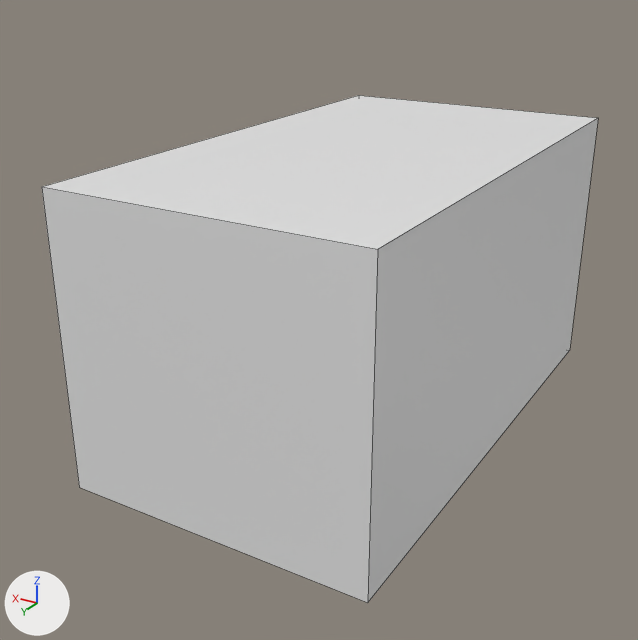
The Blender file Assets/_Project/Models/Fia-Models/DualityConcert Hall.blend as it was, and as the next commit left it.
Both versions are drawn from a 50 mm camera at (-5.23, 9.85, 6.1) aimed at (0.28, 0.66, 1.5). The lights are fixed; the arrows at lower left show +X, +Y and +Z. Mesh edges are drawn as thin lines.
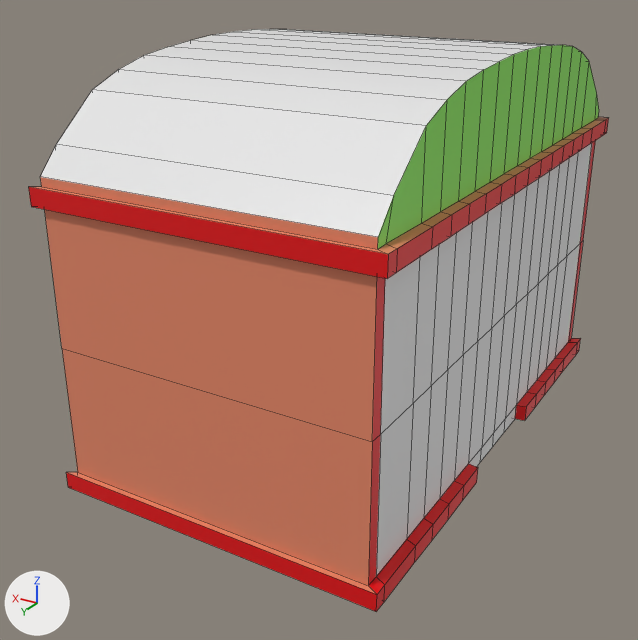
The change, as a list of edits to the scene's bpy script:
```text
Add mat_beams:
    mat_beams = principled_material('Beams')
    mat_beams.base_color = (0.8, 0.0, 0.00254)  # red #e70008
Add mat_front:
    mat_front = principled_material('Front')
    mat_front.base_color = (0.8, 0.8, 0.8)  # white #e7e7e7
Add mat_wall:
    mat_wall = principled_material('Wall')
    mat_wall.base_color = (0.8, 0.248, 0.139)  # orange #e78868
Add mat_roof:
    mat_roof = principled_material('Roof')
    mat_roof.base_color = (0.8, 0.8, 0.8)  # white #e7e7e7
Add mat_upperfront:
    mat_upperfront = principled_material('UpperFront')
    mat_upperfront.base_color = (0.249, 0.8, 0.0855)  # green #89e753
Change me_cube:
    used by ob_cube; location = (0.0, 0.0, 0.0)
    remove me_cube.from_pydata(...)  # 8 vertices, 6 faces; spans x -2.0..2.0, y -3.5..3.5, z -0.06..3.7
    remove me_cube.materials.append(mat_material)  # white #e7e7e7
    add me_cube.from_pydata(...)  # 272 vertices, 270 faces; spans x -2.13..2.12, y -3.58..3.57, z -0.06..5.0
    me_cube part 1: 264 vertices added at x -2.13..2.12, y -3.58..3.57, z -0.06..5.0
    add me_cube.materials.append(mat_wall)  # orange #e78868
    add me_cube.materials.append(mat_beams)  # red #e70008
    add me_cube.materials.append(mat_front)  # white #e7e7e7
    add me_cube.materials.append(mat_upperfront)  # green #89e753
    add me_cube.materials.append(mat_roof)  # white #e7e7e7
```

What differs and where, as boxes (x1, y1, x2, y2) in the pictures (638 x 640 px):
'Cube', reshaped (15% taller)
    before: (42, 95, 598, 603)
    after: (29, 29, 609, 612)
part 1 of me_cube, added
    after: (29, 29, 609, 612)
